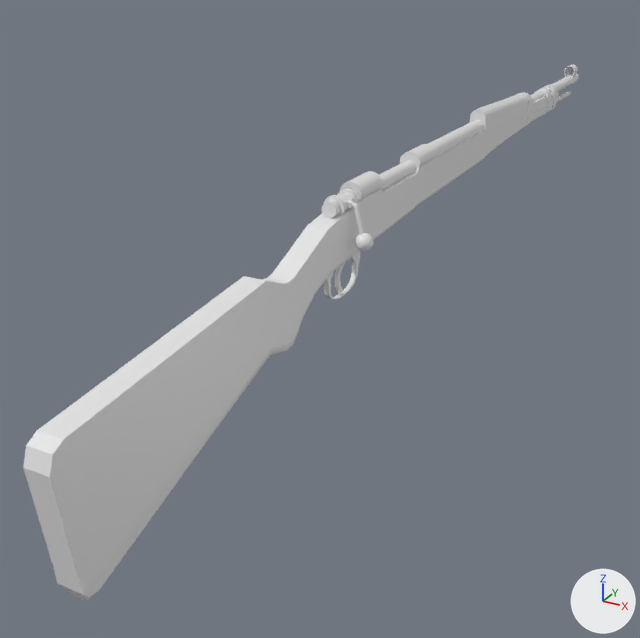
An edit to the Blender file Gun_Models/mauser_01.blend, drawn before and after from the same camera.
One viewpoint serves both versions: a 50 mm lens placed at (2.51, -6.46, 1.77), pointed at (-0.58, -0.84, -1.04). Every picture has the same lights, and +X, +Y and +Z are marked at lower right.

Names of what the first picture shows: 'Body', 'Bolt', 'BoltHolder', 'Holdings', 'Trigger', 'UpperBarrel'.
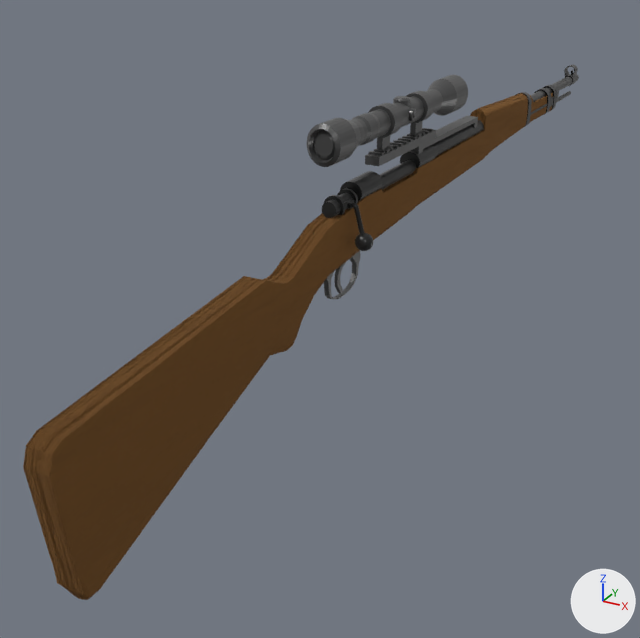
The change, as a list of edits to the scene's bpy script:
```text
Add mat_dullblackmetal:
    mat_dullblackmetal = principled_material('DullBlackMetal')
    mat_dullblackmetal.base_color = (0.0134, 0.0134, 0.0134)  # black #1f1f1f
    mat_dullblackmetal.metallic = 0.732
    mat_dullblackmetal.roughness = 0.347
    mat_dullblackmetal.specular_ior_level = 0.141
    mat_dullblackmetal.sheen_weight = 0.104
Add mat_bodymat:
    mat_bodymat = bpy.data.materials.new('BodyMat')
    # nodes: BsdfPrincipled, Mix, OutputMaterial, TexNoise
    # colours: brown #895f30, white #ffffff
Change me_cube:
    where me_cube.from_pydata(...)  # 405 vertices, 388 faces; spans x -0.4..0.0, y -10.1..24.6, z -1.3..5.2
    remove me_cube.materials.append(mat_material)  # white #e7e7e7
    add me_cube.materials.append(mat_bodymat)
Change me_cube_001:
    used by ob_upperbarrel; location = (0.0, 3.216, 0.199); rotation_euler = (1.571, 1.571, 0.0), in degrees (90, 90, 0); scale = (-0.216, -0.216, -0.209)
    remove me_cube_001.from_pydata(...)  # 220 vertices, 172 faces; spans x -0.26..0.75, y -0.28..0.28, z -4.81..4.81
    add me_cube_001.from_pydata(...)  # 32 vertices, 18 faces; spans x -0.23..0.23, y -0.23..0.23, z -4.81..4.81
    me_cube_001 part 1: the loose piece of 112 vertices spanning x -0.26..0.49, y -0.27..0.27, z 3.49..4.28 is deleted
    me_cube_001 part 2: the loose piece of 76 vertices spanning x 0.19..0.75, y -0.28..0.28, z 3.49..4.28 is deleted
    me_cube_001 part 3: 18 faces spanning x -0.23..0.23, y -0.23..0.23, z -4.81..4.81 switch from mat_material (white #e7e7e7) to mat_dullgraymetal (black #363636)
Change me_cube_004:
    where me_cube_004.from_pydata(...)  # 118 vertices, 66 faces; spans x -0.4..0.0, y -1.54..3.21, z -0.92..0.63
    used by ob_holdings; location = (0.0, 2.841, 0.125); scale = (-0.215, -0.216, -0.222)
    me_cube_004 part 4: all 30 faces that had it switch from mat_material (white #e7e7e7) to mat_dullblackmetal (black #1f1f1f)
    me_cube_004 part 5: all 18 faces that had it switch from mat_material_001 (white #e7e7e7) to mat_dullblackmetal (black #1f1f1f)
    me_cube_004 part 6: all 18 faces that had it switch from mat_material_002 (white #e7e7e7) to mat_dullblackmetal (black #1f1f1f)
Change me_cube_007:
    where me_cube_007.from_pydata(...)  # 794 vertices, 732 faces; spans x -1.35..0.31, y -0.76..0.64, z -6.58..3.19
    remove me_cube_007.materials.append(mat_material)  # white #e7e7e7
    add me_cube_007.materials.append(mat_dullgraymetal)  # black #363636
Change me_cube_005:
    where me_cube_005.from_pydata(...)  # 237 vertices, 110 faces; spans x -0.33..0.32, y -0.37..0.37, z -6.53..5.24
    remove me_cube_005.materials.append(mat_material)  # white #e7e7e7
    add me_cube_005.materials.append(mat_dullgraymetal)  # black #363636
Change me_cube_008:
    where me_cube_008.from_pydata(...)  # 176 vertices, 159 faces; spans x -0.85..0.44, y -0.08..0.0, z -1.25..1.11
    remove me_cube_008.materials.append(mat_material)  # white #e7e7e7
    add me_cube_008.materials.append(mat_silvergray)  # dark grey #4d4d4d
Add ob_ironsight:
    ob_ironsight = bpy.data.objects.new('IronSight', me_cube_006)  # 188 vertices, 154 faces; spans x -0.265..0.755, y -0.276..0.276, z 3.491..4.283; in mat_dullgraymetal (black #363636)
    ob_ironsight.location = (0.0, 3.216, 0.199)
    ob_ironsight.rotation_euler = (1.571, 1.571, 0.0)  # degrees (90, 90, 0)
    ob_ironsight.scale = (-0.216, -0.216, -0.209)
Add ob_scope:
    ob_scope = bpy.data.objects.new('Scope', me_plane)  # 1334 vertices, 1182 faces; spans x -1.41..1.41, y -3.11..3.34, z -0.27..0.22; in mat_silvergray (dark grey #4d4d4d)
    ob_scope.location = (0.0, -0.605, 0.516)
    ob_scope.scale = (0.087, 0.409, 1.0)
```

Where the change shows, as pixel boxes (x1, y1, x2, y2) in the pictures (640 x 638 px):
'Body', recoloured (grey to brown): (23, 93, 553, 600) in both
'Scope', added: after (307, 75, 478, 167)
'BoltHolder', recoloured (grey to black): (340, 120, 484, 201) in both
'Bolt', recoloured (grey to black): (322, 160, 416, 251) in both
'Trigger', recoloured: (324, 251, 360, 299) in both
'UpperBarrel', reshaped (24% shorter): before (530, 65, 579, 102); after (530, 74, 579, 102)
'IronSight', added: after (564, 65, 578, 86)
part 1 of me_cube_001, deleted: before (564, 70, 577, 86)
part 2 of me_cube_001, deleted: before (564, 65, 578, 77)
part 3 of me_cube_001, recoloured: (531, 74, 579, 102) in both
part 4 of me_cube_004, recoloured: (531, 85, 557, 115) in both
part 5 of me_cube_004, recoloured: (534, 88, 551, 114) in both
part 6 of me_cube_004, recoloured: (516, 92, 532, 125) in both
